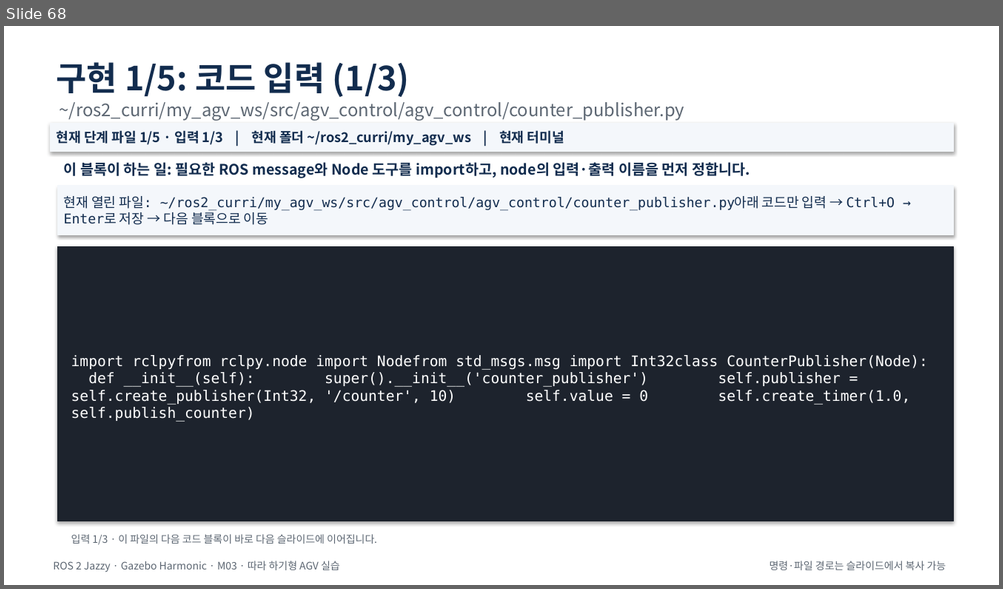
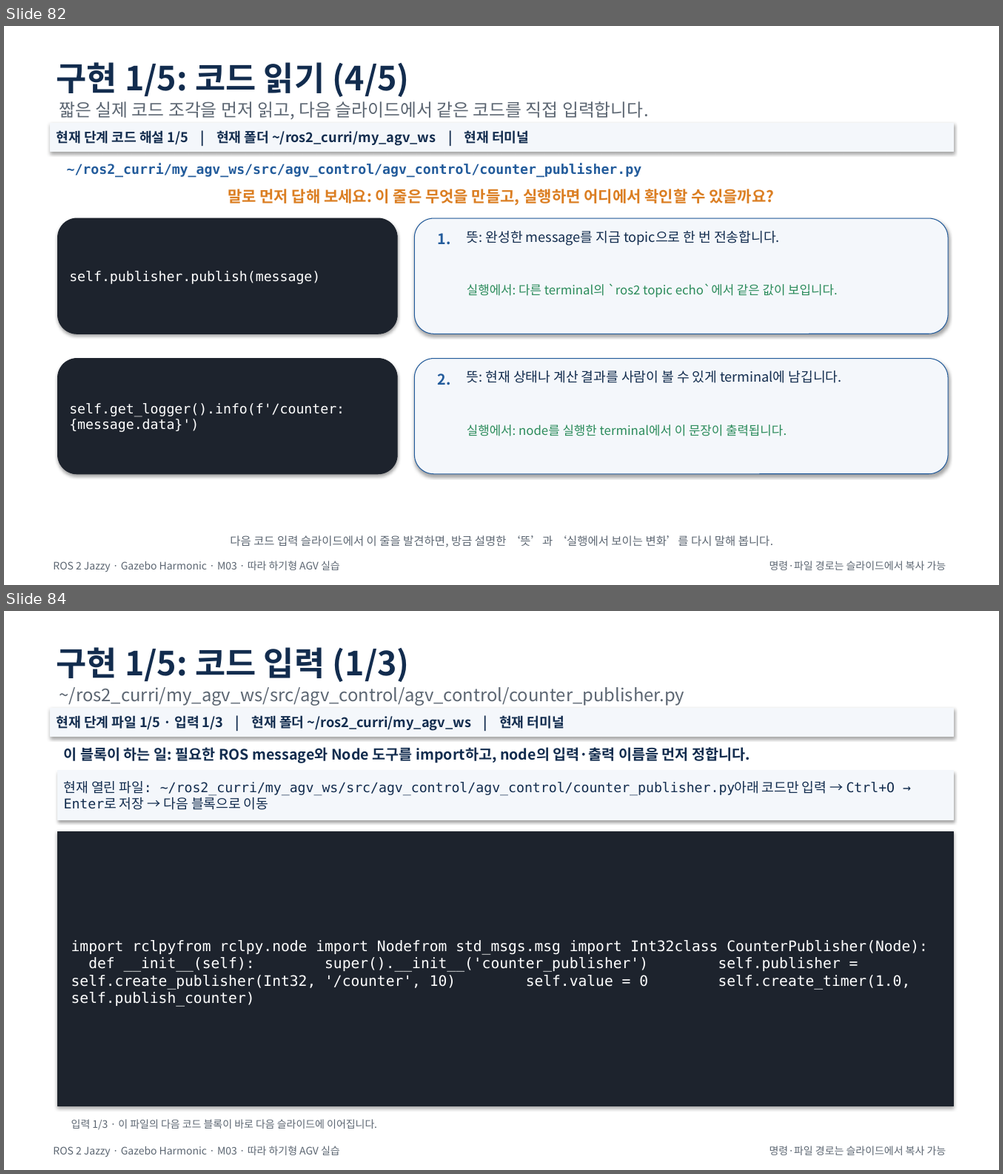
Before and after one commit to choimagon/ros2_curri, a slide deck: blocks/A_ros2_basics/Block_A_M시리즈_통합_따라하기.pptx. Shown one above the other, each under a label of ours: slide 68 before the commit, slides 82 and 84 after it; the slides between them are not shown. The pictures are 1003x589 and 1003x1174 pixels, drawn with LibreOffice and Linux fonts; fonts in the diff are those of the drawing. Boxes give left, top, right and bottom in pixels: in the first picture for what was removed or moved away, otherwise in the second. Text is boxed around its words. In the diff, an @@ line names an element or a change of style, - is before the commit and + after.

```diff
--- a/blocks/A_ros2_basics/Block_A_M시리즈_통합_따라하기.pptx
+++ b/blocks/A_ros2_basics/Block_A_M시리즈_통합_따라하기.pptx
@@ slide 82 added at (x1=4, y1=26, x2=999, y2=585), background #FFFFFF @@
@@ text added at (x1=57, y1=62, x2=410, y2=97), 32 pt, text #122C4E, bold @@
+구현 1/5: 코드 읽기 (4/5)
@@ text added at (x1=60, y1=101, x2=649, y2=119), 17 pt, text #5C6672 @@
+짧은 실제 코드 조각을 먼저 읽고, 다음 슬라이드에서 같은 코드를 직접 입력합니다.
@@ rectangle added at (x1=51, y1=123, x2=953, y2=151), fill #F4F7FB, outline #F4F7FB 0.75 pt, 13 pt, text #122C4E, bold @@
+현재 단계 코드 해설 1/5 | 현재 폴더 ~/ros2_curri/my_agv_ws | 현재 터미널
@@ text added at (x1=67, y1=164, x2=642, y2=284), 13 pt, text #225B9B, bold @@
+~/ros2_curri/my_agv_ws/src/agv_control/agv_control/counter_publisher.py
@@ text added at (x1=227, y1=189, x2=774, y2=205), 15 pt, text #DB7E22, bold @@
+말로 먼저 답해 보세요: 이 줄은 무엇을 만들고, 실행하면 어디에서 확인할 수 있을까요?
@@ rounded rectangle added at (x1=58, y1=218, x2=397, y2=334), fill #1D232D, outline #1D232D 0.75 pt, 13 pt, text #FFFFFF @@
+self.publisher.publish(message)
@@ rounded rectangle added at (x1=415, y1=218, x2=948, y2=334), fill #F4F7FB, outline #225B9B 0.75 pt @@
@@ text added at (x1=438, y1=233, x2=451, y2=245), 14 pt, text #225B9B, bold @@
+1.
@@ text added at (x1=466, y1=230, x2=780, y2=246), 13 pt, text #122C4E @@
+뜻: 완성한 message를 지금 topic으로 한 번 전송합니다.
@@ text added at (x1=466, y1=284, x2=837, y2=298), 12 pt, text #2A8B5A @@
+실행에서: 다른 terminal의 `ros2 topic echo`에서 같은 값이 보입니다.
@@ rounded rectangle added at (x1=58, y1=359, x2=397, y2=474), fill #1D232D, outline #1D232D 0.75 pt, 13 pt, text #FFFFFF @@
+self.get_logger().info(f'/counter: {message.data}')
@@ rounded rectangle added at (x1=415, y1=359, x2=948, y2=474), fill #F4F7FB, outline #225B9B 0.75 pt @@
@@ text added at (x1=438, y1=374, x2=451, y2=386), 14 pt, text #225B9B, bold @@
+2.
@@ text added at (x1=466, y1=371, x2=842, y2=383), 13 pt, text #122C4E @@
+뜻: 현재 상태나 계산 결과를 사람이 볼 수 있게 terminal에 남깁니다.
@@ text added at (x1=466, y1=425, x2=786, y2=437), 12 pt, text #2A8B5A @@
+실행에서: node를 실행한 terminal에서 이 문장이 출력됩니다.
@@ text added at (x1=230, y1=536, x2=773, y2=548), 11 pt, text #5C6672 @@
+다음 코드 입력 슬라이드에서 이 줄을 발견하면, 방금 설명한 ‘뜻’과 ‘실행에서 보이는 변화’를 다시 말해 봅니다.
@@ text added at (x1=53, y1=561, x2=340, y2=572), 10 pt, text #5C6672 @@
+ROS 2 Jazzy · Gazebo Harmonic · M03 · 따라 하기형 AGV 실습
@@ text added at (x1=769, y1=561, x2=946, y2=571), 10 pt, text #5C6672 @@
+명령·파일 경로는 슬라이드에서 복사 가능
@@ what was slide 68 is now slide 84 @@
```
Also in this commit, not shown: 34 other slides added, 54 other files.
